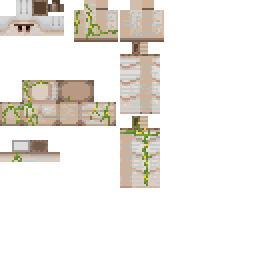
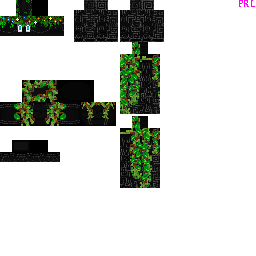
Before/after of a 256 × 256 layered artwork. What changed in the layer stack:
added layer "PRL" above "Texture Resources" over 239, 0, 255, 7
hid group "Texture Resources" (35 layers) over 0, 0, 164, 188
painted on "iron_golem.png" over 0, 0, 164, 188
